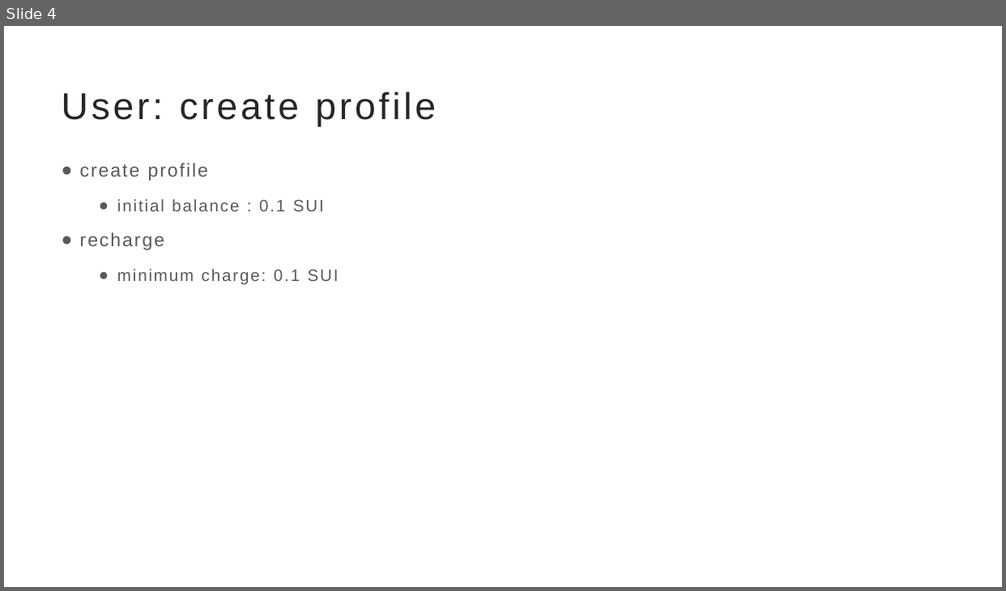
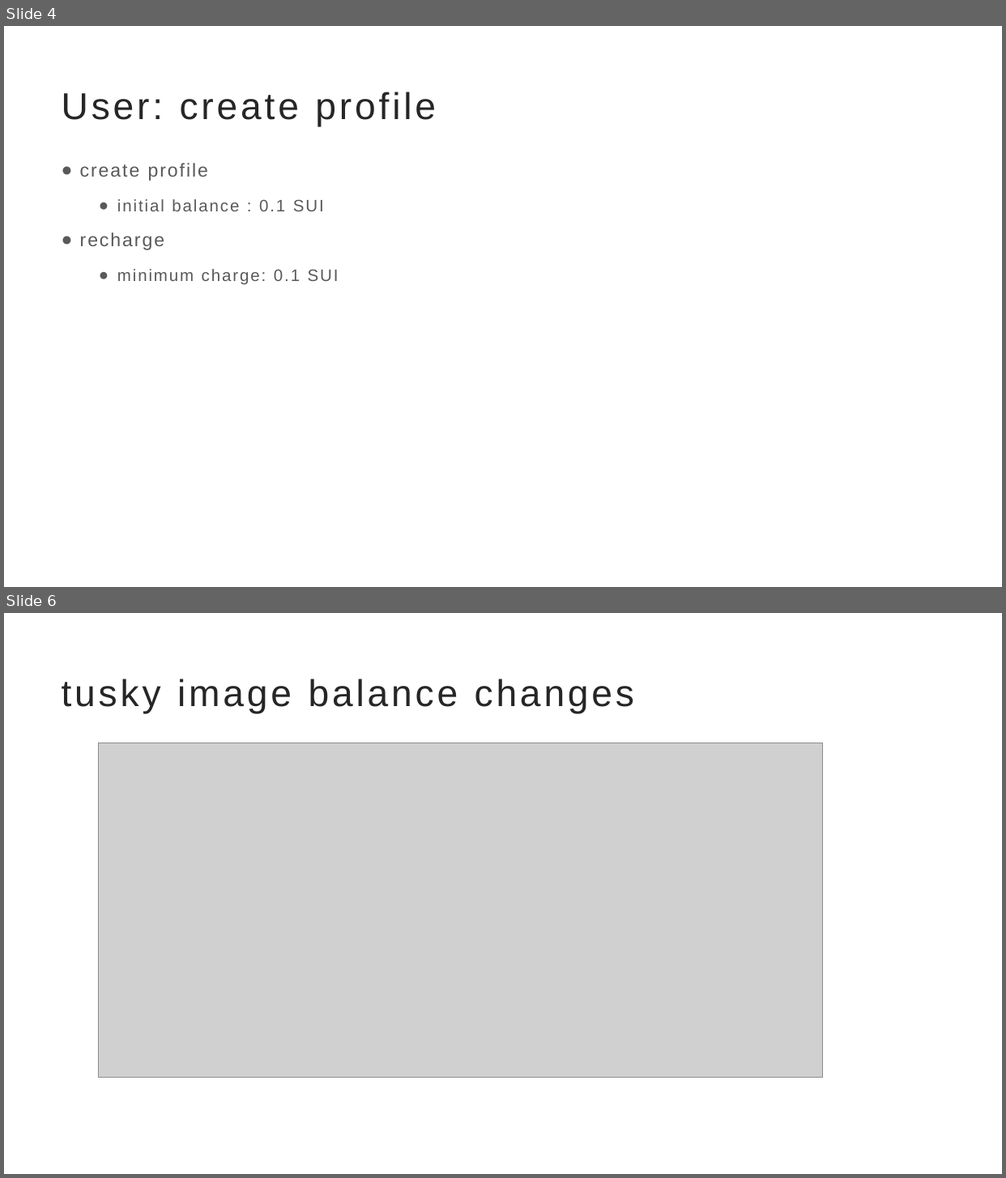
Before and after one commit to nextuser/tusky-image, a slide deck: doc/TuskyImage.pptx. Shown one above the other, each under a label of ours: slide 4 before the commit, slides 4 and 6 after it; the slides between them are not shown. The pictures are 1006x591 and 1006x1178 pixels, drawn with LibreOffice and Linux fonts; fonts in the diff are those of the drawing; grey boxes stand for pictures. Boxes give left, top, right and bottom in pixels: in the first picture for what was removed or moved away, otherwise in the second. Text is boxed around its words. In the diff, an @@ line names an element or a change of style, - is before the commit and + after.

```diff
--- a/doc/TuskyImage.pptx
+++ b/doc/TuskyImage.pptx
@@ slide 6 added at box(4, 613, 1002, 1174), background #FFFFFF @@
@@ title added at box(62, 679, 634, 714), 36 pt, text #262626 @@
+tusky image balance changes
@@ picture added at box(98, 743, 823, 1078) @@
```
Also in this commit, not shown: 3 slides changed, 4 other slides added.
